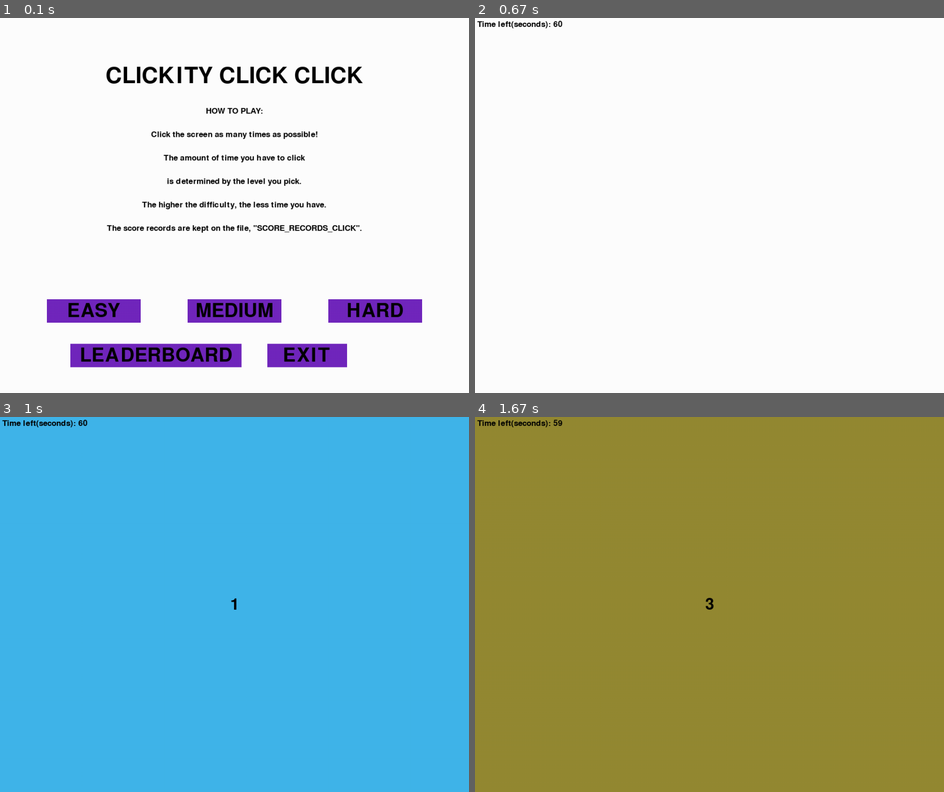
Above: before the commit, frames 1-4 (two rows, left to right).
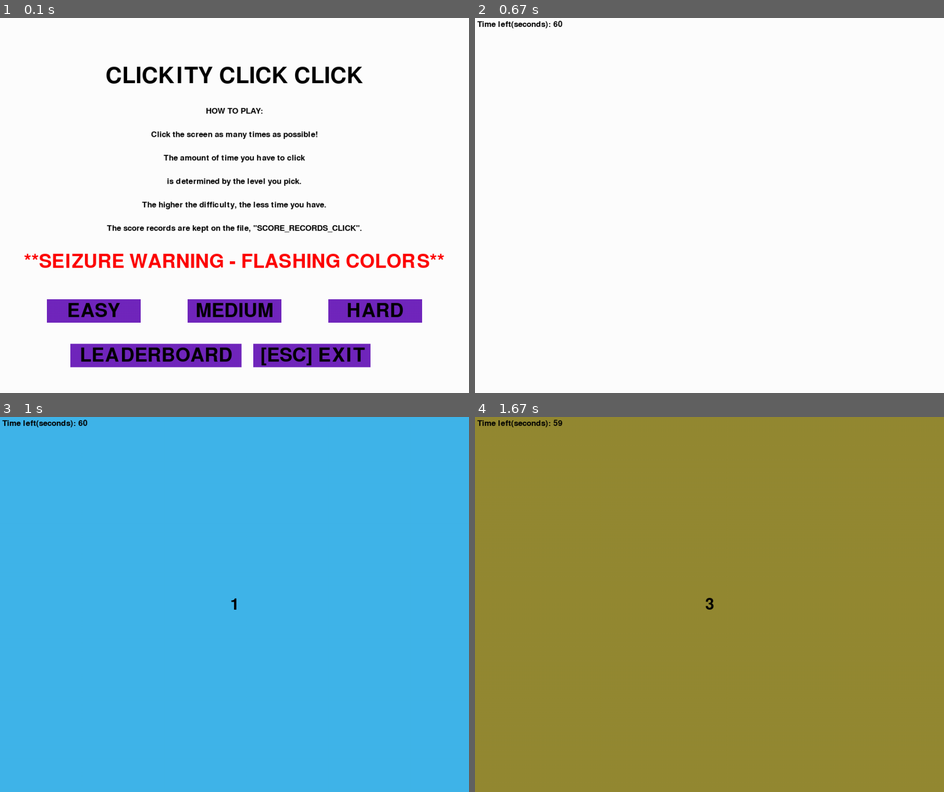
Above: after the commit, the same moments.

Repository: KyraCrawford/GameDesign
Game: pygame game, started from clickergame.py
The game is run twice, just before and just after one commit, with the same random seed, the same clock (stepped at 60 frames per second) and the same inputs.
Inputs (mouse positions are in pixels of both pictures, inside the frame that each line leads up to):
- Up to frame 1 (0.1 s): no input
- Up to frame 2 (0.67 s): click "EASY" at 0.38 s
- Up to frame 3 (1 s): click (121, 608) at 0.72 s
- Up to frame 4 (1.67 s): click (779, 473) at 1.05 s; click (765, 638) at 1.38 s

The runs differ from the first frame. In frame 1, 2.7% of the frame differs, in the area x 5-95%, y 62-94%; in frame 2, nothing differs; in frame 3, nothing differs; in frame 4, nothing differs.

Commit message:
game done

Diff:
--- a/SCORE_RECORDS_CLICK.txt
+++ b/SCORE_RECORDS_CLICK.txt
@@ -1,12 +1,2 @@
 SCORE RECORDS FOR Clickity Click Click:
-
-1 clicks on EASY difficulty 2020/12/07 11:20
-6 clicks on MEDIUM difficulty 2020/12/07 11:21
-1 clicks on MEDIUM difficulty 2020/12/07 11:21
-1 clicks on EASY difficulty 2020/12/07 11:21
-1 clicks on EASY difficulty 2020/12/08 09:32
-1 clicks on EASY difficulty 2020/12/08 09:33
-1 clicks on HARD difficulty 2020/12/08 09:37
-1 clicks on EASY difficulty 2020/12/08 09:37
-1 clicks on MEDIUM difficulty 2020/12/08 09:38
-27 clicks on HARD difficulty 2020/12/08 09:48
+1 clicks on HARD difficulty 2020/12/08 11:37
--- a/clickergame.py
+++ b/clickergame.py
@@ -97,7 +97,7 @@
         button_2 = pygame.Rect(400,600,200,50)
         button_3 = pygame.Rect(700,600,200,50)
         button_4 = pygame.Rect(150,695,365,50)
-        button_5 = pygame.Rect(570,695,170,50)
+        button_5 = pygame.Rect(540,695,250,50)
         mx, my = pygame.mouse.get_pos()
         screen.fill(white)
         # rectangles for buttons
@@ -120,6 +120,8 @@
         screen.blit(text2_3, (int(width/2 - text2_3.get_width()/2), 390))
         text2_4 = INS_FONT.render('The score records are kept on the file, "SCORE_RECORDS_CLICK".',1,black)
         screen.blit(text2_4, (int(width/2 - text2_4.get_width()/2),440))
+        textWarn = WORD_FONT.render('**SEIZURE WARNING - FLASHING COLORS**',1,(255,0,0))
+        screen.blit(textWarn,(int(width/2 - textWarn.get_width()/2),500))
         text3 = WORD_FONT.render("EASY", 1, black)
         screen.blit (text3, (int(width/5 - text3.get_width()/2), 605))
         text4 = WORD_FONT.render("MEDIUM", 1, black)
@@ -128,8 +130,8 @@
         screen.blit(text5, (int(width/1.25 - text5.get_width()/2), 605))
         text6 = WORD_FONT.render("LEADERBOARD", 1, black)
         screen.blit(text6, (int(width/3 - text6.get_width()/2), 700))
-        text7 = WORD_FONT.render("EXIT", 1, black)
-        screen.blit(text7, (int(width/1.53 - text7.get_width()/2), 700))
+        text7 = WORD_FONT.render("[ESC] EXIT", 1, black)
+        screen.blit(text7, (int(width/1.5 - text7.get_width()/2), 700))
         pygame.display.update()
         event = pygame.event.poll()
             # code behind clicking the buttons
@@ -165,18 +167,16 @@
         if button_5.collidepoint((mx,my)):
             if click:
                 pygame.quit()
-                pass
+        keyBoardKey = pygame.key.get_pressed()
+        if keyBoardKey[pygame.K_ESCAPE]:
+            pygame.quit()
+        if event.type == pygame.QUIT:
+            run=False
+            sys.exit()
         click = False
 MENU(True)
 while run:
     MENU(False)
-    font = pygame.font.Font(None, 30)
-    text = font.render('Click to start! SEIZURE WARNING - FLASHING LIGHTS!', True, (0, 0, 0), (255, 255, 255))
-    textRect = text.get_rect()
-    textRect.centerx = screen.get_rect().centerx
-    textRect.centery = screen.get_rect().centery
-    screen.blit(text, textRect)
-    pygame.display.update()
     background = (255,255,255)
     set_background(background)
     screen.fill(background)
@@ -192,6 +192,7 @@
             show_time(timeleft)
         elif result>=0 and timeleft<=0:
             show_result('You got this many clicks: '+str(result)+'. GOOD JOB!')
+            time.sleep(3)
             SCORE(result)
             run = False
             MENU(True)
